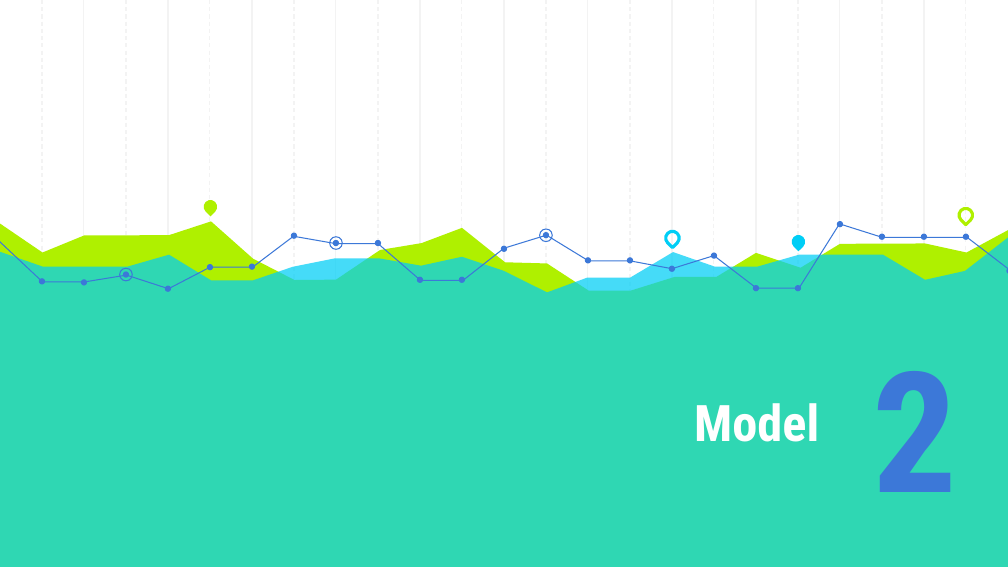
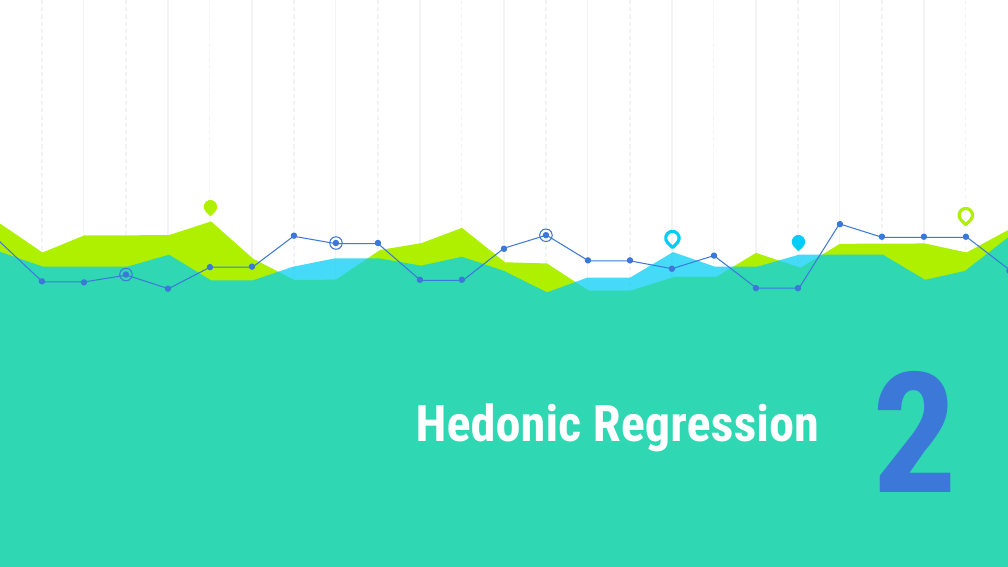
Before and after one commit to Sanchayan-Bhowal/Project-Energy-Economy, a slide deck: slide 14 of Project_ppt.pptx. Drawn at 1008x567 pixels with LibreOffice and Linux fonts; fonts in the diff are those of the drawing. Boxes give left, top, right and bottom in pixels: in the first picture for what was removed or moved away, otherwise in the second. Text is boxed around its words. In the diff, an @@ line names an element or a change of style, - is before the commit and + after.

```diff
--- a/Project_ppt.pptx
+++ b/Project_ppt.pptx
@@ title at [416,403,819,452]: text changed @@
-Model
+Hedonic Regression
```
Also in this commit, not shown: 9 other slides changed, 1 slide added, 2 other files.
